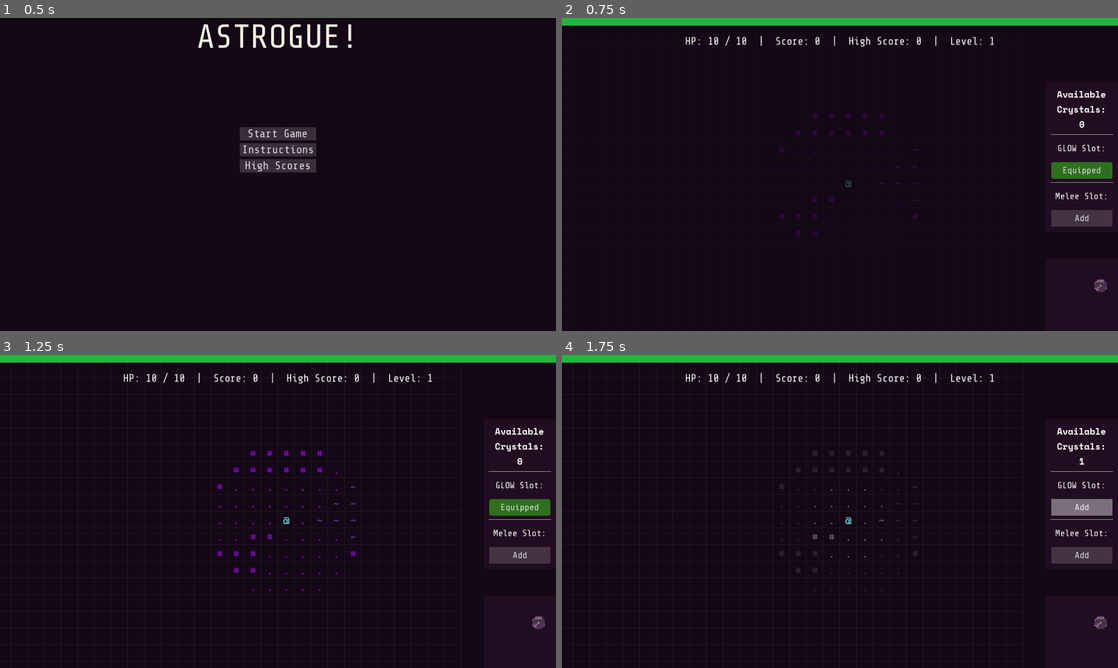
Above: before the commit, frames 1-4 (two rows, left to right).
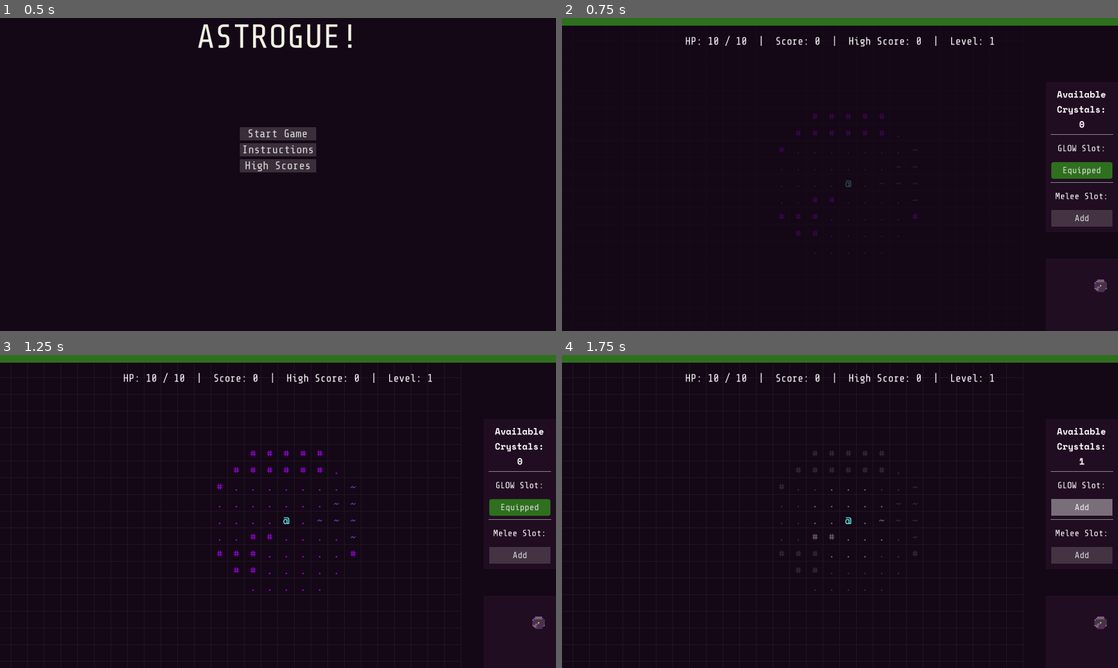
Above: after the commit, the same moments.

Repository: logoandrew/Astrogue
Game: Godot game, scene res://scenes/TitleScreen.tscn
Same seed, same stepped clock (60 frames per second), same inputs: the game is played once before the commit and once after it.
Inputs:
- Up to frame 1 (0.5 s): no input
- Up to frame 2 (0.75 s): click "Start Game" at 0.5 s
- Up to frame 3 (1.25 s): no input
- Up to frame 4 (1.75 s): click "Equipped" at 1.25 s

Frame 1 is identical in both runs. In frame 2, 2.4% of the frame differs, in the area x 0-100%, y 0-3%; in frame 3, 2.4%; in frame 4, 2.4%.

Commit message:
tweaks

Diff:
--- a/scenes/HUD.tscn
+++ b/scenes/HUD.tscn
@@ -6,9 +6,6 @@
 [ext_resource type="FontFile" uid="uid://c3yofokgft3jw" path="res://assets/fonts/SpaceMono-BoldItalic.ttf" id="4_8cuoo"]
 [ext_resource type="FontFile" uid="uid://dr45t2n75w68l" path="res://assets/fonts/SpaceMono-Bold.ttf" id="5_cf6ij"]
 [ext_resource type="Script" uid="uid://momyt4c4d30h" path="res://scripts/MiniMapDisplay.gd" id="6_meimr"]
-
-[sub_resource type="StyleBoxFlat" id="StyleBoxFlat_rve7n"]
-bg_color = Color(0.129412, 0.713726, 0.243137, 1)
 
 [sub_resource type="StyleBoxFlat" id="StyleBoxFlat_f6qnu"]
 bg_color = Color(0.129412, 0.0509804, 0.129412, 1)
@@ -89,7 +86,6 @@
 offset_bottom = 27.0
 grow_horizontal = 2
 scale = Vector2(1, 0.4)
-theme_override_styles/fill = SubResource("StyleBoxFlat_rve7n")
 show_percentage = false
 
 [node name="MiniMapBG" type="ColorRect" parent="."]
--- a/scripts/HUD.gd
+++ b/scripts/HUD.gd
@@ -29,6 +29,10 @@
 	GameState.hp_changed.connect(_on_hp_changed)
 	GameState.score_changed.connect(_on_score_changed)
 	_on_hp_changed(GameState.player_hp, GameState.max_player_hp)
+
+	var healthbar_fill_style = StyleBoxFlat.new()
+	healthbar_fill_style.bg_color = DesignSystem.COLOR_SUCCESS
+	health_bar.add_theme_stylebox_override("fill", healthbar_fill_style)
 
 	equipped_stylebox.bg_color = DesignSystem.COLOR_SUCCESS
 	equipped_stylebox.set_corner_radius_all(DesignSystem.SIZE_2XS)
Not shown: 1 places in scenes/HUD.tscn that only renumber resources
